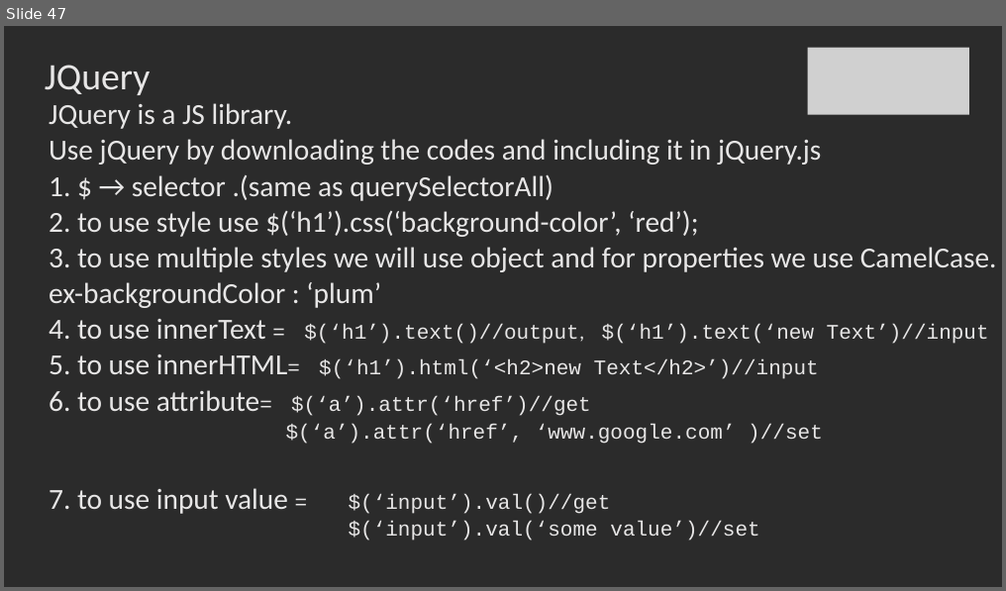
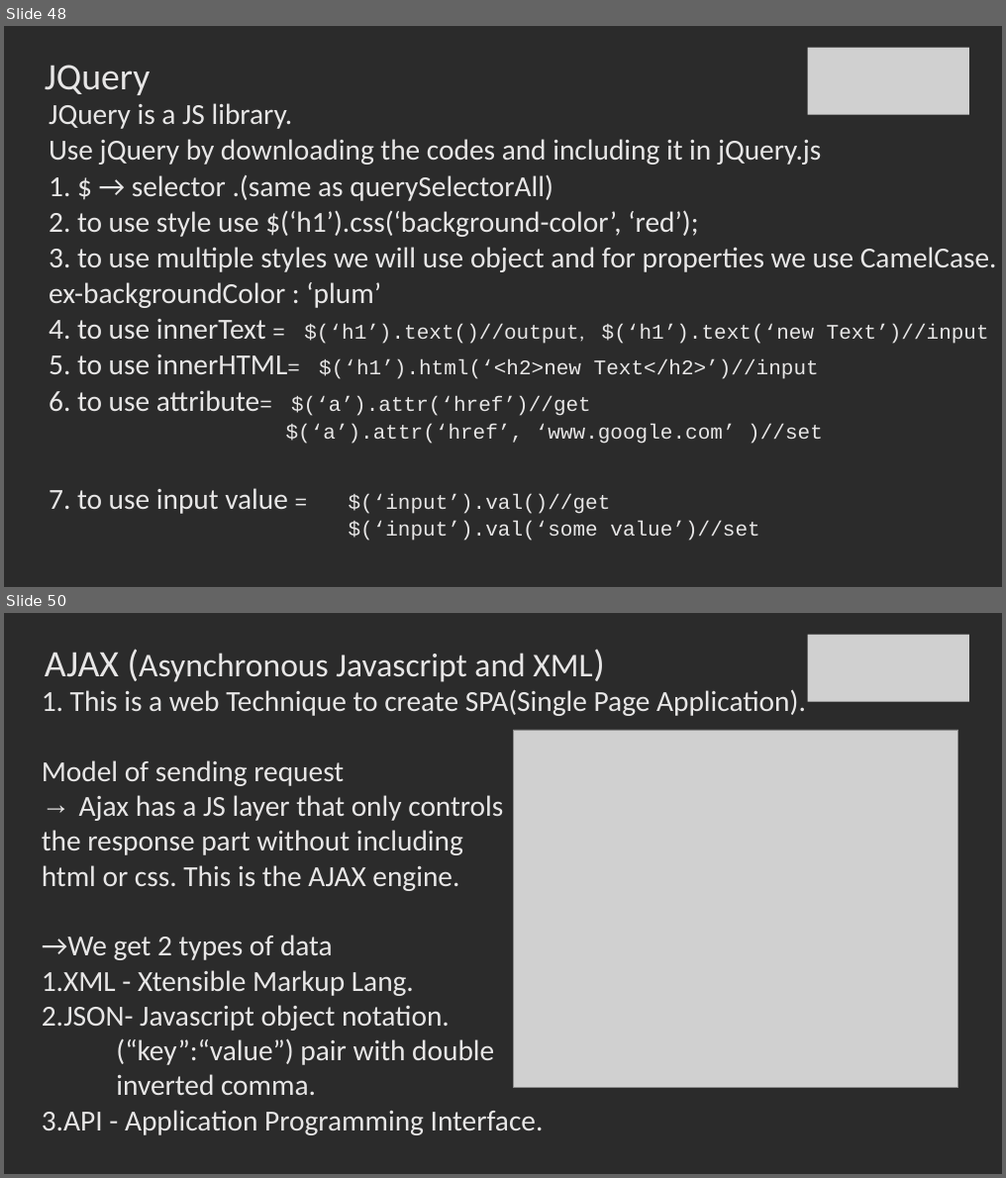
Before and after one commit to SachinBarpanda/WebDevGla, a slide deck: JS.pptx. Shown one above the other, each under a label of ours: slide 47 before the commit, slides 48 and 50 after it; the slides between them are not shown. The pictures are 1006x591 and 1006x1178 pixels, drawn with LibreOffice and Linux fonts; fonts in the diff are those of the drawing; grey boxes stand for pictures; background and template pictures are left out; a plain dark background stands for a picture behind light text. Boxes give left, top, right and bottom in pixels: in the first picture for what was removed or moved away, otherwise in the second. Text is boxed around its words. In the diff, an @@ line names an element or a change of style, - is before the commit and + after.

```diff
--- a/JS.pptx
+++ b/JS.pptx
@@ slide 50 added at [4, 613, 1002, 1174], background picture (left out) @@
@@ picture added at [807, 635, 969, 702] @@
@@ title added at [45, 652, 592, 682], 32 pt, text #E7E6E6 @@
+AJAX (Asynchronous Javascript and XML)
@@ text added at [42, 689, 806, 1136], 28 pt, text #E7E6E6 @@
+1. This is a web Technique to create SPA(Single Page Application).
+Model of sending request
+→ Ajax has a JS layer that only controls
+the response part without including
+html or css. This is the AJAX engine.
+→We get 2 types of data
+1.XML - Xtensible Markup Lang.
+2.JSON- Javascript object notation.
+(“key”:“value”) pair with double
+inverted comma.
+3.API - Application Programming Interface.
@@ picture added at [513, 730, 958, 1087] @@
@@ what was slide 47 is now slide 48 @@
```
Also in this commit, not shown: 7 other slides added, 40 other files.
